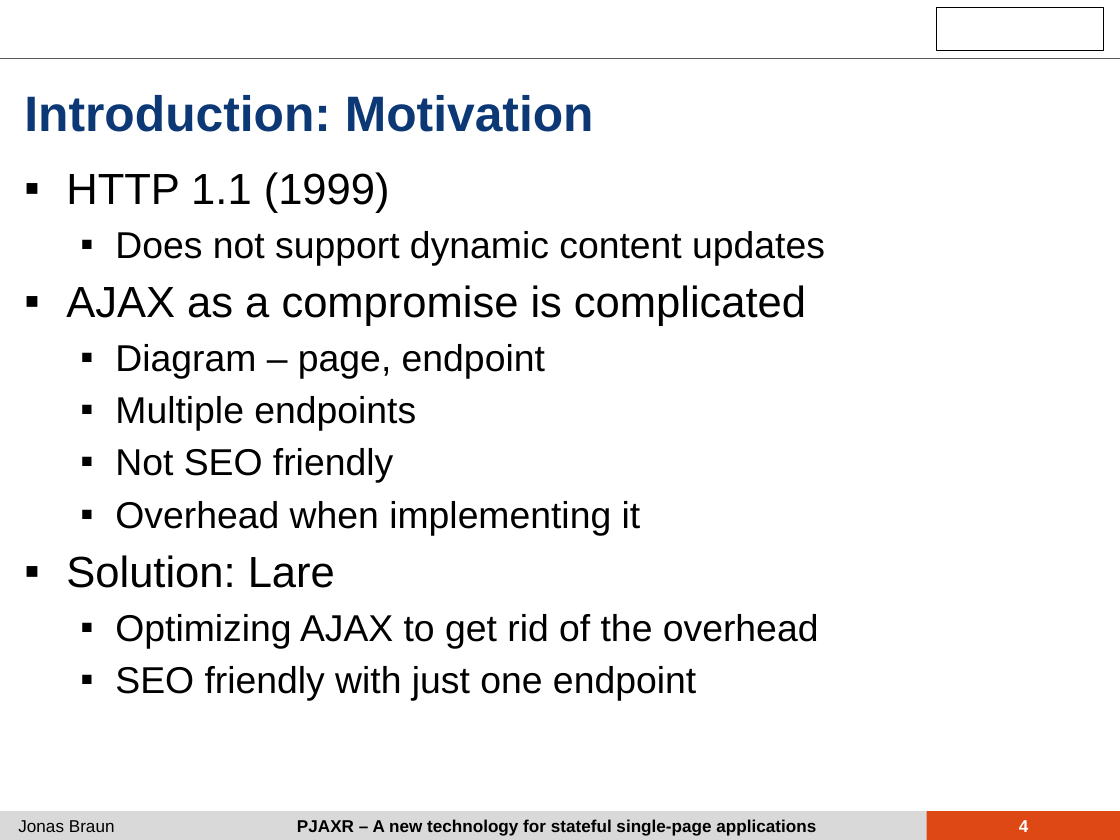
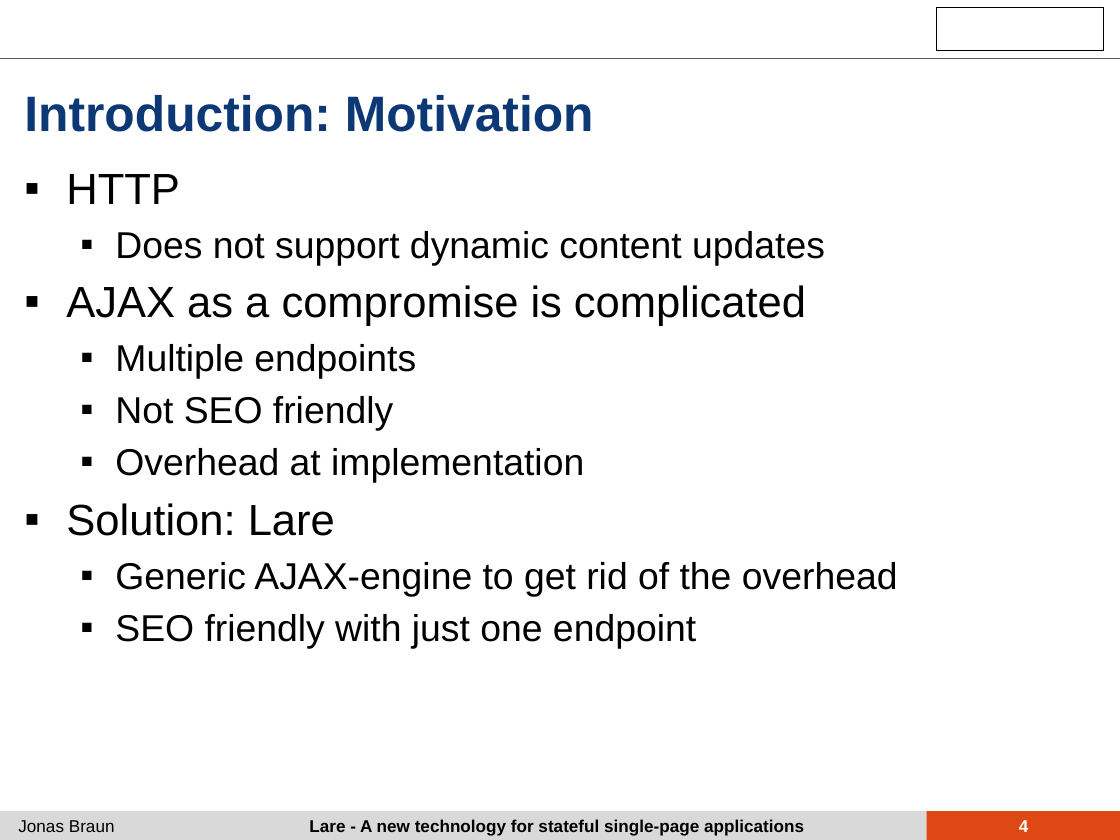
Before and after one commit to iekadou/bachelor-thesis, a slide deck: slide 4 of colloquium/colloquium.pptx. Drawn at 1120x840 pixels with LibreOffice and Linux fonts; fonts in the diff are those of the drawing; background and template pictures are left out. Boxes give left, top, right and bottom in pixels: in the first picture for what was removed or moved away, otherwise in the second. Text is boxed around its words. In the diff, an @@ line names an element or a change of style, - is before the commit and + after.

```diff
--- a/colloquium/colloquium.pptx
+++ b/colloquium/colloquium.pptx
@@ text at bbox=[66, 174, 180, 204]: text changed @@
-▪ HTTP 1.1 (1999)
+▪ HTTP
@@ text at bbox=[115, 344, 545, 379]: paragraph removed @@
-  ▪ Diagram – page, endpoint
@@ text at bbox=[115, 448, 584, 483]: text changed @@
-  ▪ Overhead when implementing it
+  ▪ Overhead at implementation
@@ text at bbox=[115, 562, 898, 596]: text changed @@
-  ▪ Optimizing AJAX to get rid of the overhead
+  ▪ Generic AJAX-engine to get rid of the overhead
@@ text at bbox=[309, 819, 804, 836]: text changed @@
-PJAXR – A new technology for stateful single-page applications
+Lare - A new technology for stateful single-page applications
```
Also in this commit, not shown: 21 other slides changed, 3 slides added, 1 slide removed, 1 other file.
